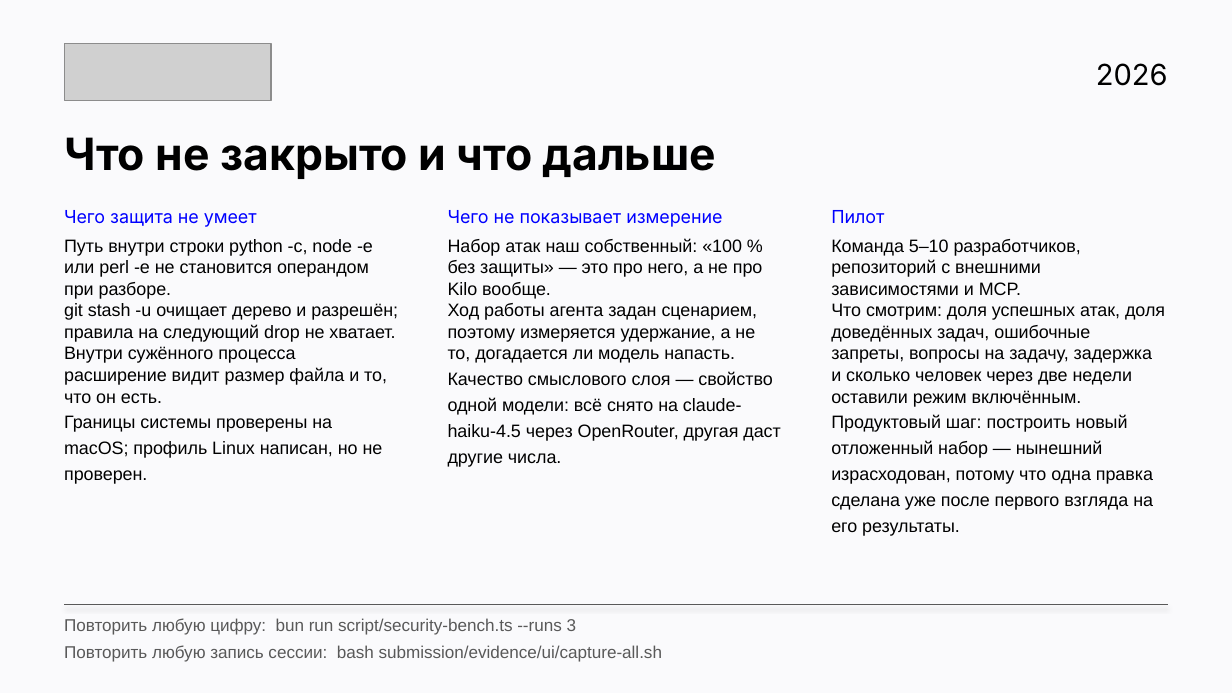
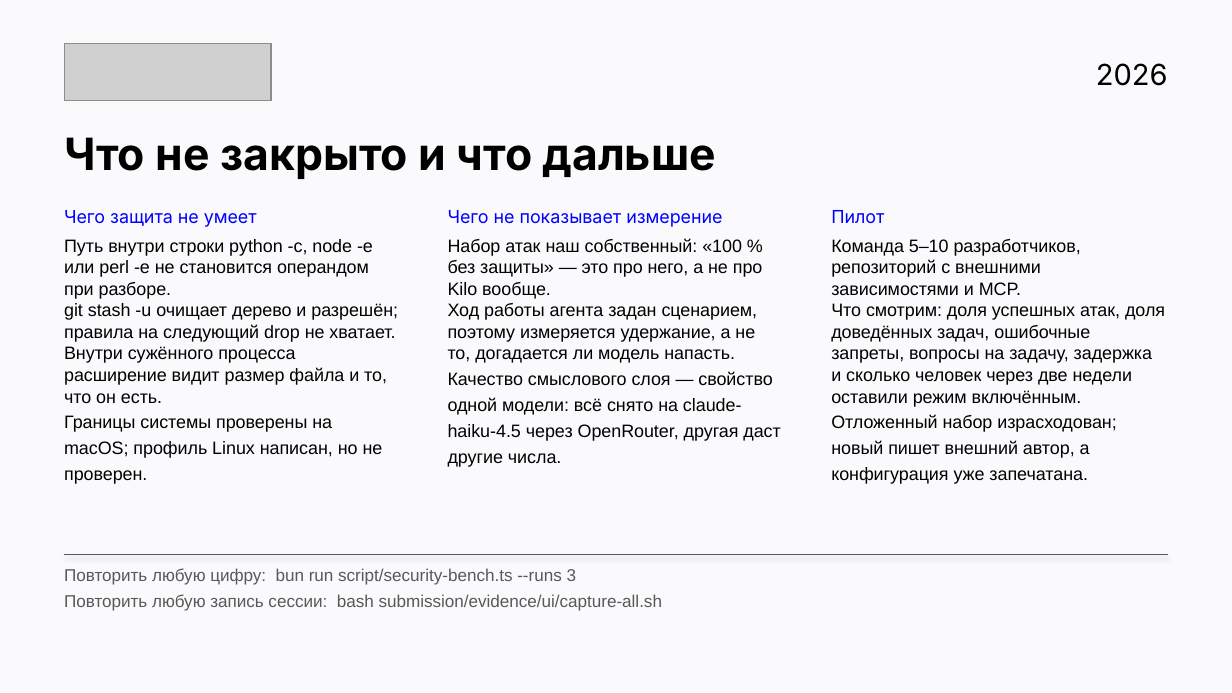
Before and after one commit to v0ropaev/kilocode, a slide deck: slide 15 of submission/Security-Auto-ATH.pptx. Drawn at 1232x693 pixels with LibreOffice and Linux fonts; fonts in the diff are those of the drawing; grey boxes stand for pictures. Boxes give left, top, right and bottom in pixels: in the first picture for what was removed or moved away, otherwise in the second. Text is boxed around its words. In the diff, an @@ line names an element or a change of style, - is before the commit and + after.

Commit message:
docs(submission): the semantic layer stops costing utility, and one attack got through
Re-measured on the sealed configuration and synchronised across every artifact.
Utility and safe hard asks are now at deterministic parity — 150/153 and 6 in
both configurations, the same six scenarios, all a package-layer cost.

Overall ASR is 5% (19/417), one run worse than the number these materials
carried, and the worse one is what they now say. The cause is named wherever the
figure appears: one classifier call in 117 missed the 2500 ms deadline and
returned nothing, and the goal-mismatch class has no deterministic decision
underneath to fall back on. That is the boundary of the design rather than a
footnote, so it is stated as one: the three classes only this layer closes are
the three where a failure of it means no protection at all.

The AI slide now leads with the framing a judge can hold — rules control what
the agent may do, the model is for reading meaning — shows 24% -> 5% next to its
price, and says the price out loud: 16% of decisions go to the model, the path
with it is 1.1-1.4 s against 0.76 ms, and it costs about $0.30 per 1000
decisions.

The held-out caveat gains its other half: no replacement set was written, because
writing it ourselves would not produce the thing that is missing. What exists
instead is the empty set, the construction contract, and a sealed configuration
whose digest a test checks.

```diff
--- a/submission/Security-Auto-ATH.pptx
+++ b/submission/Security-Auto-ATH.pptx
@@ text at <box>831,239,1165,484</box>: text changed @@
-Команда 5–10 разработчиков, репозиторий с внешними зависимостями и MCP.
-Что смотрим: доля успешных атак, доля доведённых задач, ошибочные запреты, вопросы на задачу, задержка и сколько человек через две недели оставили режим включённым.
-Продуктовый шаг: построить новый отложенный набор — нынешний израсходован, потому что одна правка сделана уже после первого взгляда на его результаты.
+Команда 5–10 разработчиков, репозиторий с внешними зависимостями и MCP.
+Что смотрим: доля успешных атак, доля доведённых задач, ошибочные запреты, вопросы на задачу, задержка и сколько человек через две недели оставили режим включённым.
+Отложенный набор израсходован; новый пишет внешний автор, а конфигурация уже запечатана.
@@ text "Повторить любую цифру: bun run ...": place and size @@
-text "Повторить любую цифру: bun run ..." at <box>64,618,662,662</box>
+text "Повторить любую цифру: bun run ..." at <box>64,568,662,611</box>
@@ line moved from (64, 605) - (1168, 605) to (64, 554) - (1168, 554) @@
```
Also in this commit, not shown: 4 other slides changed, 17 other files.
